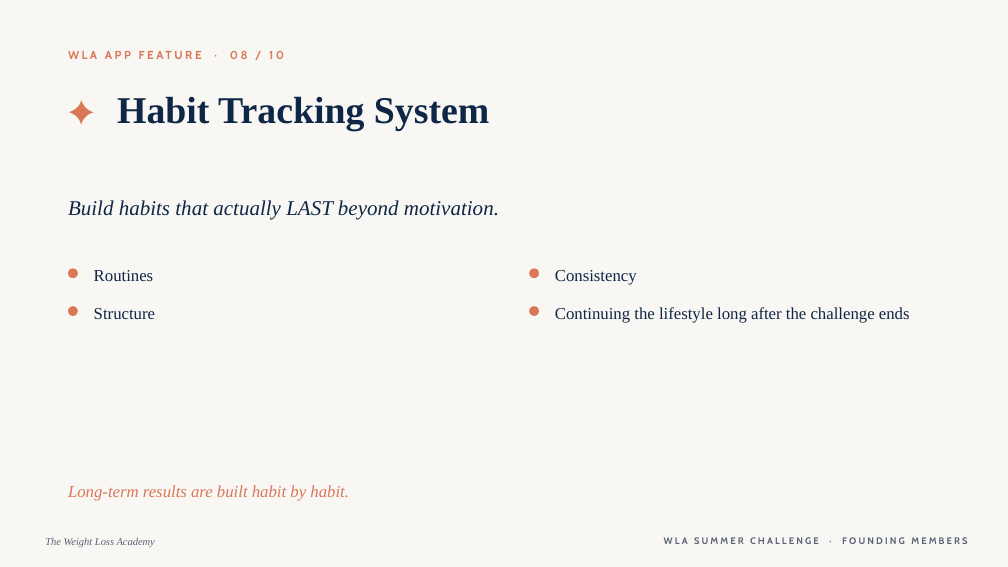
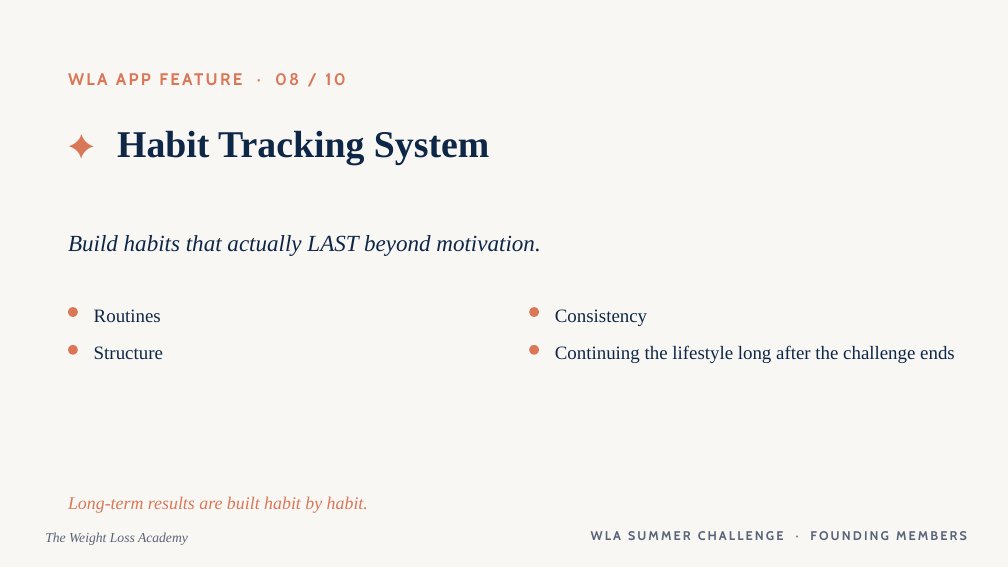
Before and after one commit to WeAreWLA/21-day-reset, a slide deck: slide 31 of wla-summer-challenge-launch.pptx. Drawn at 1008x567 pixels with LibreOffice and Linux fonts; fonts in the diff are those of the drawing. Boxes give left, top, right and bottom in pixels: in the first picture for what was removed or moved away, otherwise in the second. Text is boxed around its words. In the diff, an @@ line names an element or a change of style, - is before the commit and + after.

```diff
--- a/wla-summer-challenge-launch.pptx
+++ b/wla-summer-challenge-launch.pptx
@@ text "WLA APP FEATURE · 08 ...": place and size @@
-text "WLA APP FEATURE · 08 ..." at [230,51,284,59]
+text "WLA APP FEATURE · 08 ..." at [68,64,522,102]
@@ text "WLA APP FEATURE · 08 ..." at [68,64,522,102]: size 11 to 16 pt, letter spacing 2.4 to 2.2 pt @@
@@ 3 texts: place and size @@
-3 texts at [68,83,499,219]
+3 texts at [68,117,540,256]
@@ text "Build habits that actually LAST ..." at [68,235,540,256]: size 20 to 22 pt @@
@@ 4 texts, 4 ellipses: place and size @@
-4 texts, 4 ellipses at [68,268,910,323]
+4 texts, 4 ellipses at [68,307,955,363]
@@ size 16 to 18 pt in 4 elements at [94,309,161,322], [555,309,647,326], [94,346,163,359], [555,345,955,363] @@
@@ text "Long-term results are built habit ...": place and size @@
-text "Long-term results are built habit ..." at [68,485,349,501]
+text "Long-term results are built habit ..." at [68,496,368,513]
@@ text "Long-term results are built habit ..." at [68,496,368,513]: size 16 to 17 pt @@
@@ text "The Weight Loss Academy" at [45,532,188,545]: size 10 to 13 pt @@
@@ text "WLA SUMMER CHALLENGE · FOUNDING ...": place and size @@
-text "WLA SUMMER CHALLENGE · FOUNDING ..." at [664,537,967,544]
+text "WLA SUMMER CHALLENGE · FOUNDING ..." at [591,531,967,540]
@@ text "WLA SUMMER CHALLENGE · FOUNDING ..." at [591,531,967,540]: size 9 to 12 pt @@
```
Also in this commit, not shown: 49 other slides changed, 1 other file.
